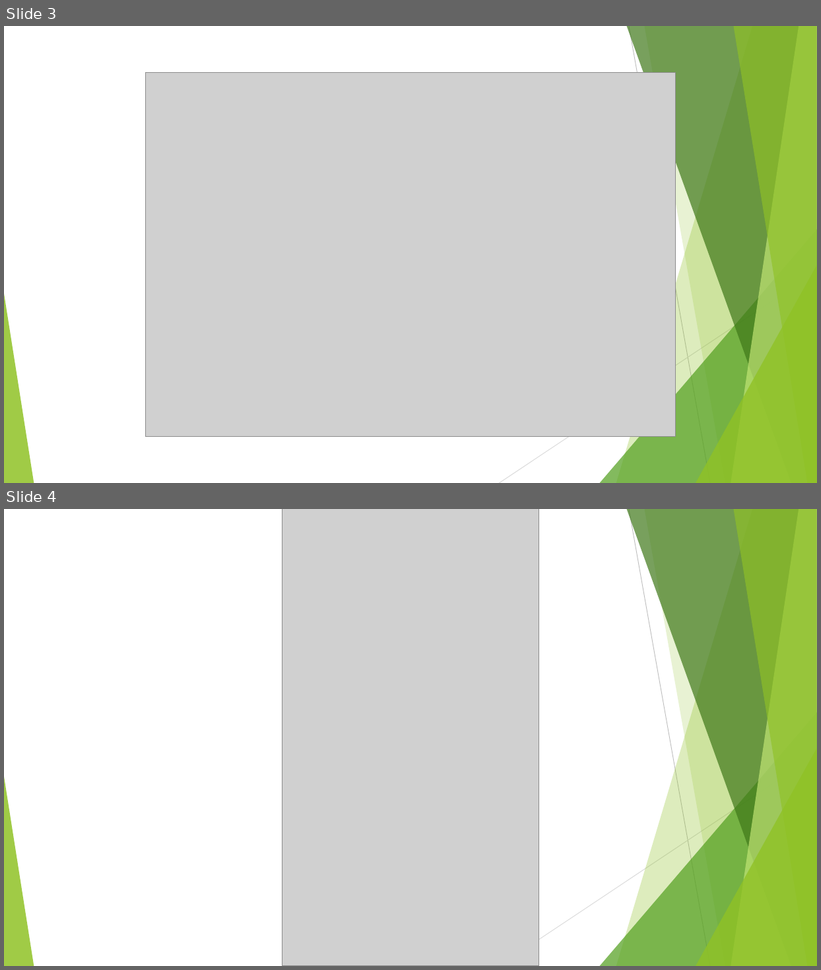
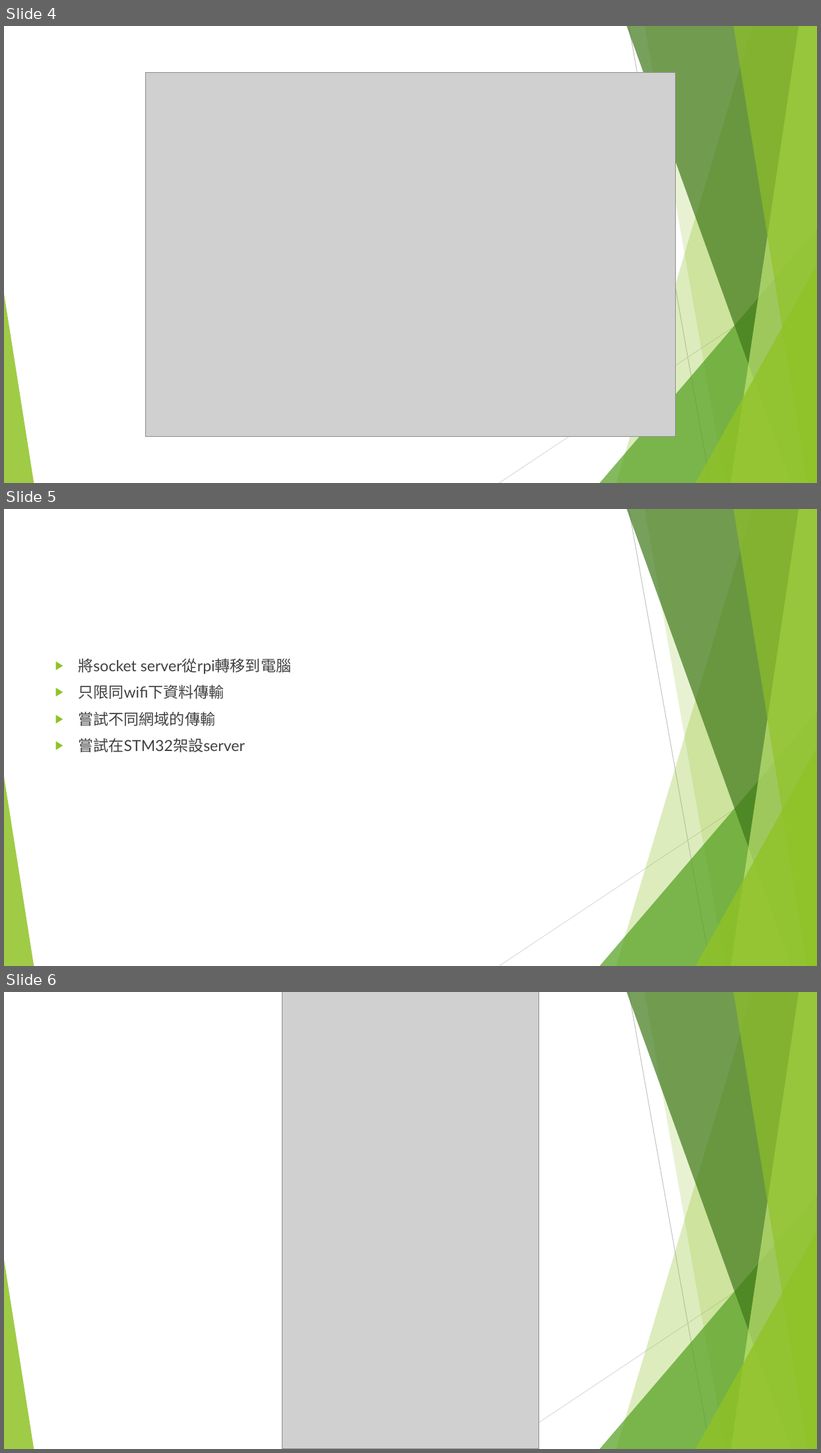
Before and after one commit to NTUEE-ESLab/2020-take-away, a slide deck: 外送檢測2.pptx. Shown one above the other, each under a label of ours: slides 3 and 4 before the commit, slides 4, 5 and 6 after it. The pictures are 821x970 and 821x1453 pixels, drawn with LibreOffice and Linux fonts; fonts in the diff are those of the drawing; grey boxes stand for pictures. Boxes give left, top, right and bottom in pixels: in the first picture for what was removed or moved away, otherwise in the second. Text is boxed around its words. In the diff, an @@ line names an element or a change of style, - is before the commit and + after.

```diff
--- a/外送檢測2.pptx
+++ b/外送檢測2.pptx
@@ slide 5 added at [4, 509, 817, 966], background #FFFFFF; not listed: 10 template elements that a slide beside it also shows @@
@@ text added at [78, 658, 291, 753], 18 pt, text #404040 @@
+▶ 將socket server從rpi轉移到電腦
+▶ 只限同wifi下資料傳輸
+▶ 嘗試不同網域的傳輸
+▶ 嘗試在STM32架設server
@@ what was slide 3 is now slide 4 @@
@@ what was slide 4 is now slide 6 @@
```
Also in this commit, not shown: 2 other slides added.
